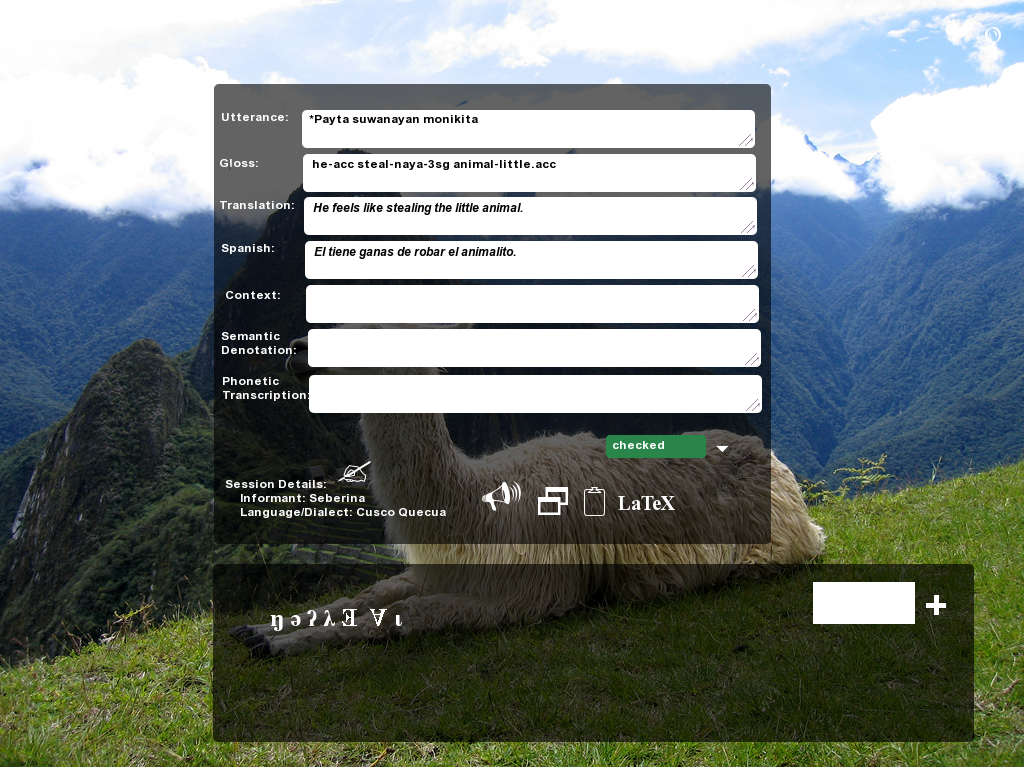
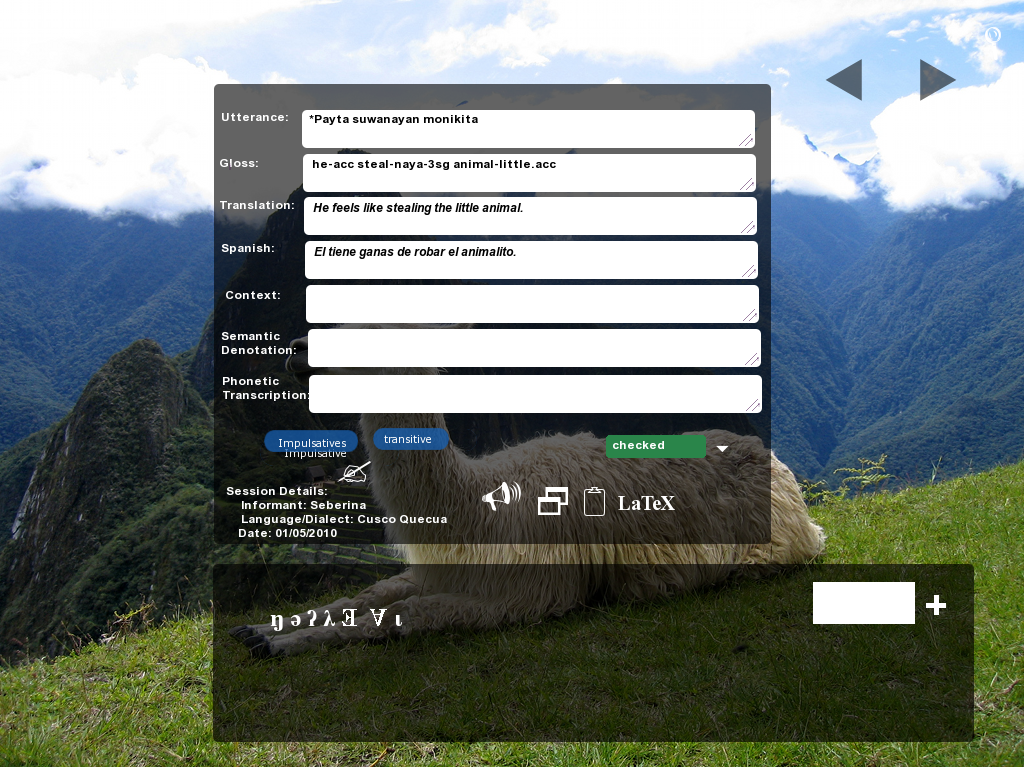
The second 1024×768 image is a revision of the first. Changes to its layers:
added layer "t u" (55%) above "forward" over [825, 59, 957, 101]
added layer "transitive" above "grammatical tags#1" over [384, 435, 431, 443]
added layer "grammatical tags#1" (77%) above "Impulsatives" over [373, 428, 477, 451]
added layer "Impulsatives" above "Transformation" over [279, 439, 346, 449]
added layer "Transformation" (75%) above "Checkedbox R#1" over [264, 430, 358, 452]
painted on "Session Details: ..." over [225, 480, 447, 537]
added layer "Impulsative" above "grammatical tags" over [285, 449, 346, 459]
added layer "grammatical tags" above "ŋ ə ʔ λ ∃ ∀ ι" over [260, 438, 399, 466]
